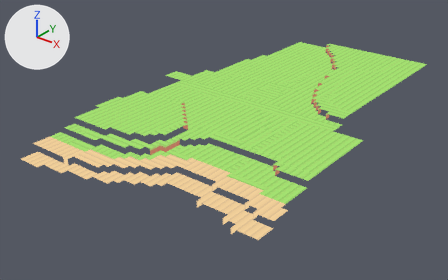
Before and after pictures for a commit that changed the Blender file Assets/Models/terrain.blend.
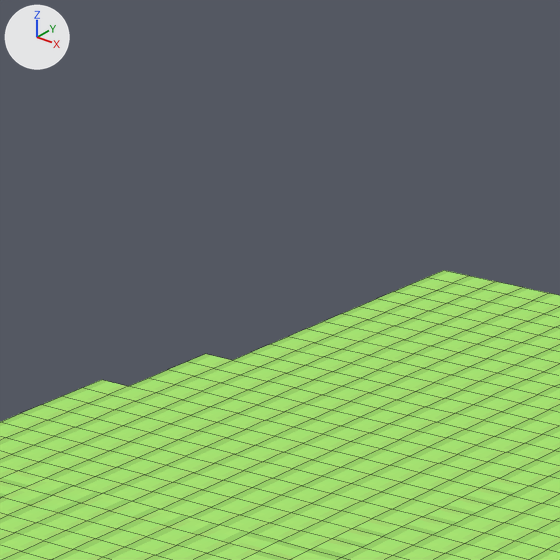
Each version is shown whole from a 50 mm camera at (55.4, -82.0, 39.9) aimed at (-1.8, -10.5, -4.5), then close up on the part from 52% to 71% of the width and 0% to 31% of the height. The lights are fixed; the arrows at upper left show +X, +Y and +Z. The close-ups show mesh edges as thin lines.
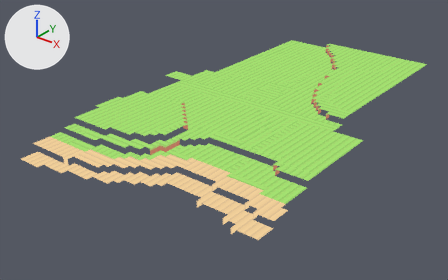
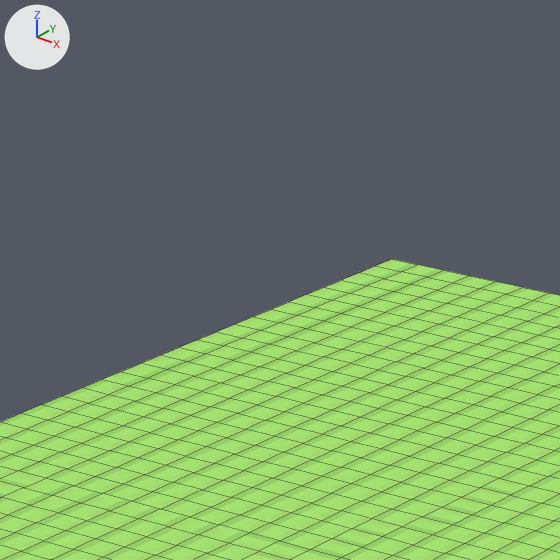
Pixel boxes [x1, y1, x2, y2] of what changed, in the close-ups (560 x 560 px):
'Cube', reshaped
    before: [0, 270, 560, 560]
    after: [0, 259, 560, 560]
part 1 of me_cube, added (green)
    after: [102, 259, 443, 386]

What the commit changed:
me_cube is used by ob_cube; location (0.0, 0.0, 0.0).
me_cube had 2410 vertices, 2149 faces and spanned x -20.0..22.0, y -39.0..28.0, z -2.0..2.0.
me_cube now has 2438 vertices, 2177 faces and spans x -20.0..22.0, y -39.0..28.0, z -2.0..2.0.
Part 1, on me_cube:
16 new vertices lie (-1.0, 0.0, 0.0) away from vertices in x -13.0..-12.0, y 13.0..28.0, z 1.0.
12 new vertices lie (-1.0, 0.0, 0.0) away from vertices in x -13.0, y 17.0..28.0, z 1.0.
28 new faces join them.
